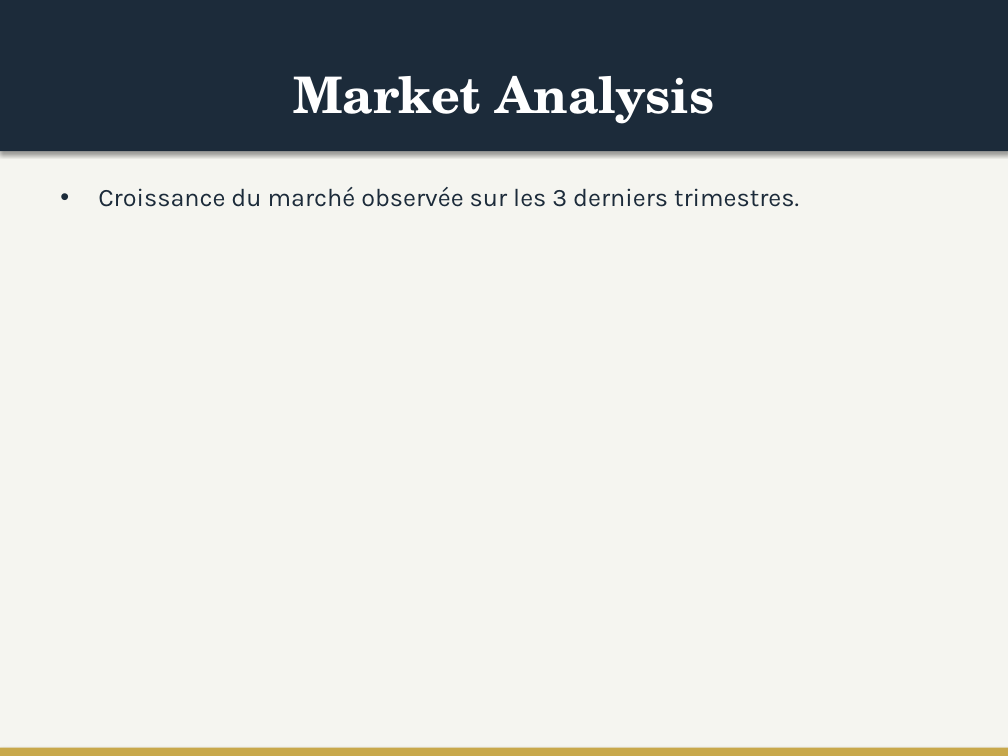
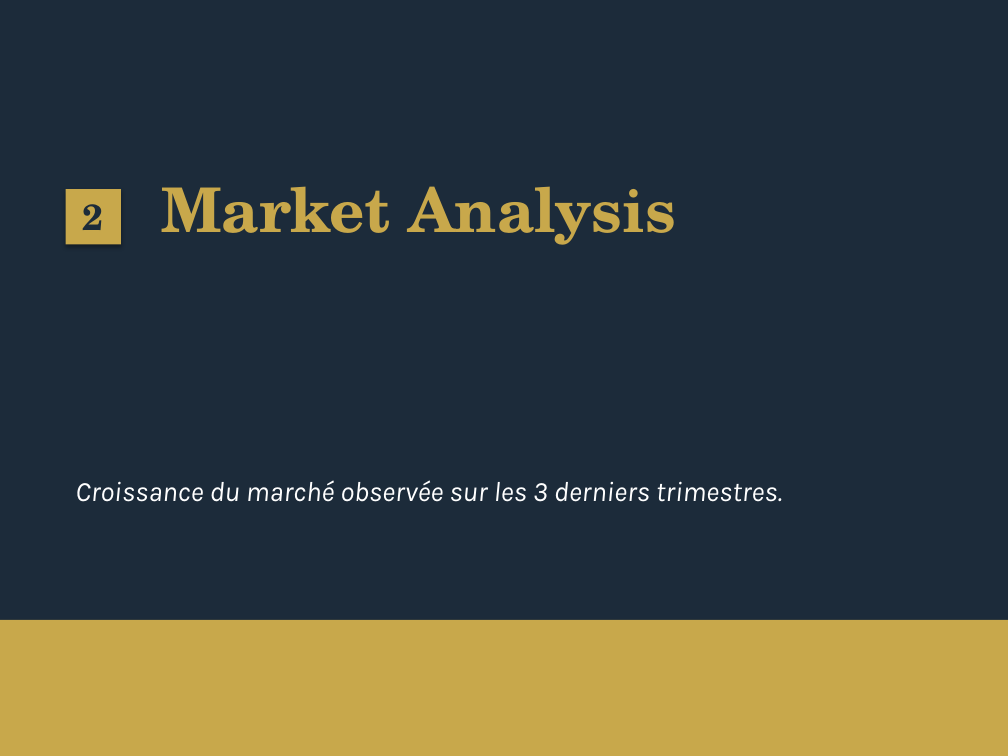
Before and after one commit to matisselebretonmatisselebreton-arch/salut, a slide deck: slide 3 of output/test_corporate_redesigned.pptx. Drawn at 1008x756 pixels with LibreOffice and Linux fonts; fonts in the diff are those of the drawing. Boxes give left, top, right and bottom in pixels: in the first picture for what was removed or moved away, otherwise in the second. Text is boxed around its words. In the diff, an @@ line names an element or a change of style, - is before the commit and + after.

```diff
--- a/output/test_corporate_redesigned.pptx
+++ b/output/test_corporate_redesigned.pptx
@@ background #F5F5F0 to #1C2B3A @@
@@ rectangle removed at (0,0,1008,151) @@
@@ text "Market Analysis": place and size @@
-text "Market Analysis" at (293,76,714,124)
+text "Market Analysis" at (161,186,676,245)
@@ text "Market Analysis" at (161,186,676,245): size 36 to 44 pt, text colour #FFFFFF to #C8A84B; alignment centre to left; vertical alignment middle to top @@
@@ rectangle added at (66,190,121,245), fill #C8A84B @@
@@ text added at (83,204,104,230), 26 pt, text #1C2B3A, bold @@
+2
@@ text "Croissance du marché observée sur ...": place and size @@
-text "Croissance du marché observée sur ..." at (98,187,799,207)
+text "Croissance du marché observée sur ..." at (75,480,782,502)
@@ text "Croissance du marché observée sur ..." at (75,480,782,502): size 18 to 20 pt, text colour #1C2B3A to #FFFFFF, italic on; bullet • to none; less space between paragraphs @@
@@ rectangle: place and size @@
-rectangle at (0,748,1008,756)
+rectangle at (0,620,1008,756)
```
Also in this commit, not shown: 4 other slides changed, 1 other file.
